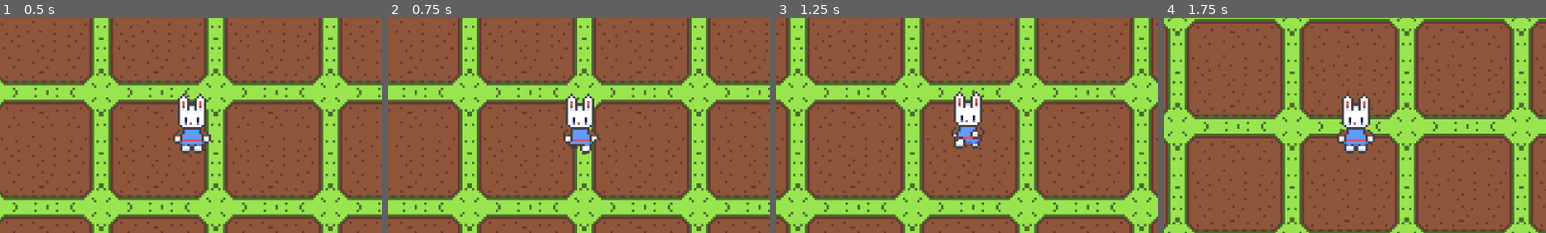
Above: before the commit, frames 1-4 (left to right).
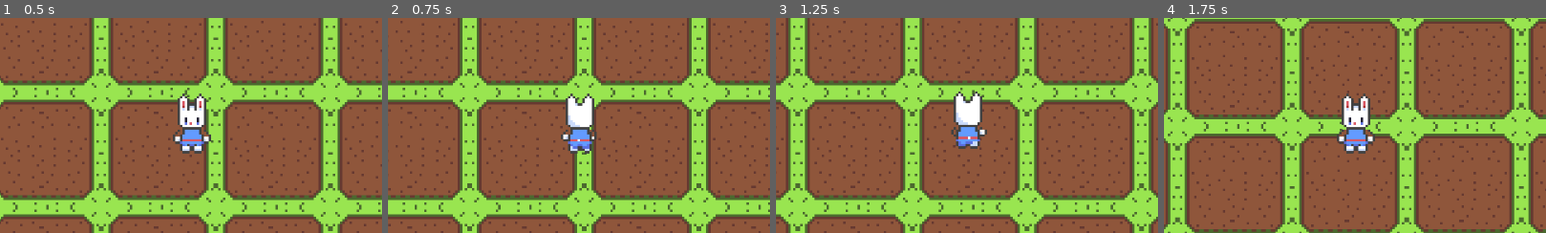
Above: after the commit, the same moments.

Repository: bregre550/bigbeef
Game: Godot game, scene res://Sandbox/01.tscn
Same seed, same stepped clock (60 frames per second), same inputs: the game is played once before the commit and once after it.
Inputs:
- Up to frame 1 (0.5 s): no input
- Up to frame 2 (0.75 s): tap Enter at 0.5 s; hold D (right) from 0.53 s (still down); hold ' (flip strafe) from 0.53 s (still down)
- Up to frame 3 (1.25 s): keep holding D (right); keep holding ' (flip strafe); tap / (strafe) at 0.8 s
- Up to frame 4 (1.75 s): release D (right) at 1.28 s; release ' (flip strafe) at 1.28 s; hold S (down) from 1.28 s (still down); tap / (strafe) at 1.35 s; tap ' (flip strafe) at 1.55 s
The pictures show only the part of the screen within x 25-75%, y 20-70%; the shares and areas given below are measured in that part.

Frame 1 is identical in both runs. In frame 2, 0.6% of the frame differs, in the area x 45-56%, y 38-64%; in frame 3, 0.6%, in the area x 45-56%, y 37-61%; in frame 4, nothing differs.

Commit message:
fixed flip strafe
flip strafe woulnd't flip when idling. added ability to flip while idling

Diff:
--- a/big-beef/Scripts/player.gd
+++ b/big-beef/Scripts/player.gd
@@ -2,6 +2,16 @@
 
 var cardinal_direction: Vector2 = Vector2.DOWN
 const DIR_8: Array[ Vector2 ] = [ Vector2.RIGHT, Vector2(1, 1), Vector2.DOWN, Vector2(-1, 1), Vector2.LEFT, Vector2(-1, -1), Vector2.UP, Vector2(1, -1) ]
+const OPP_DIR = {
+	"idle_right": Vector2.LEFT,
+	"idle_down_right": Vector2(-1, -1),
+	"idle_down": Vector2.UP,
+	"idle_down_left": Vector2(1, -1),
+	"idle_left": Vector2.RIGHT,
+	"idle_up_left": Vector2(1, 1),
+	"idle_up": Vector2.DOWN,
+	"idle_up_right": Vector2(-1, 1)
+}
 var direction : Vector2 = Vector2.ZERO
 
 @onready var sprite: Sprite2D = $Sprite2D
@@ -30,9 +40,15 @@
 
 	if event.is_action("flip strafe"):
 		if event.is_pressed():
-			direction *= -1
-			if SetDirection():
-				UpdateAnimation("walk")
+			if direction == Vector2.ZERO:
+				direction = OPP_DIR[animation.assigned_animation]
+				if SetDirection():
+					UpdateAnimation("idle")
+			else:
+				direction *= -1
+				print(direction)
+				if SetDirection():
+					UpdateAnimation("walk")
 			is_strafing = true
 		elif event.is_released() and not Input.is_action_pressed("strafe"):
 			is_strafing = false
@@ -47,7 +63,7 @@
 	move_and_slide()
 
 func SetDirection() -> bool:
-	if direction == Vector2.ZERO || is_strafing:
+	if is_strafing:
 		return false
 
 	var direction_id: int = int(round((direction).angle() / TAU * DIR_8.size()))
